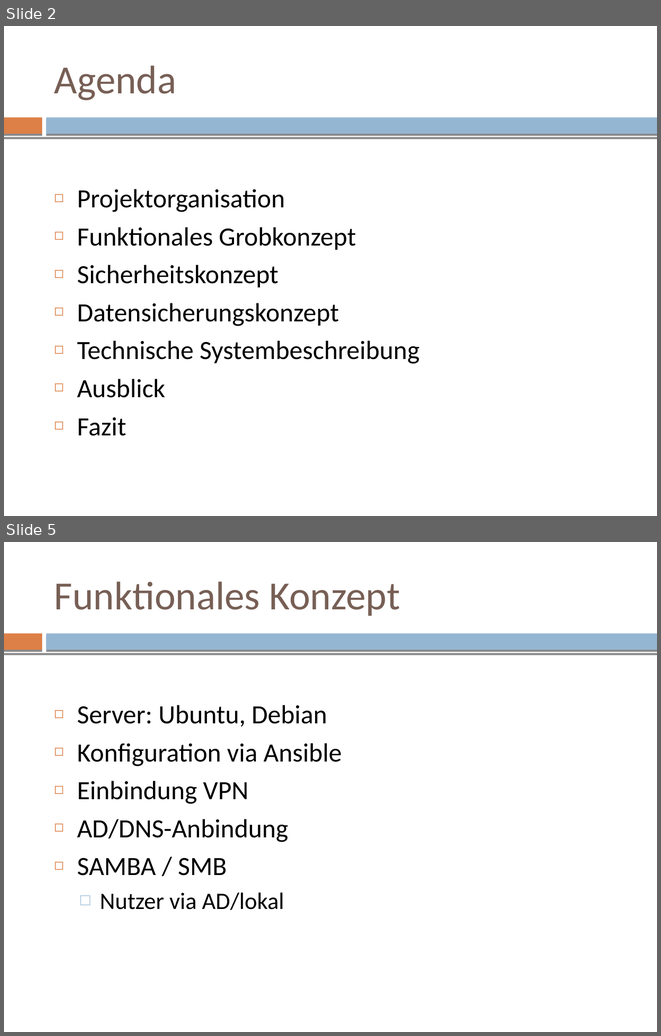
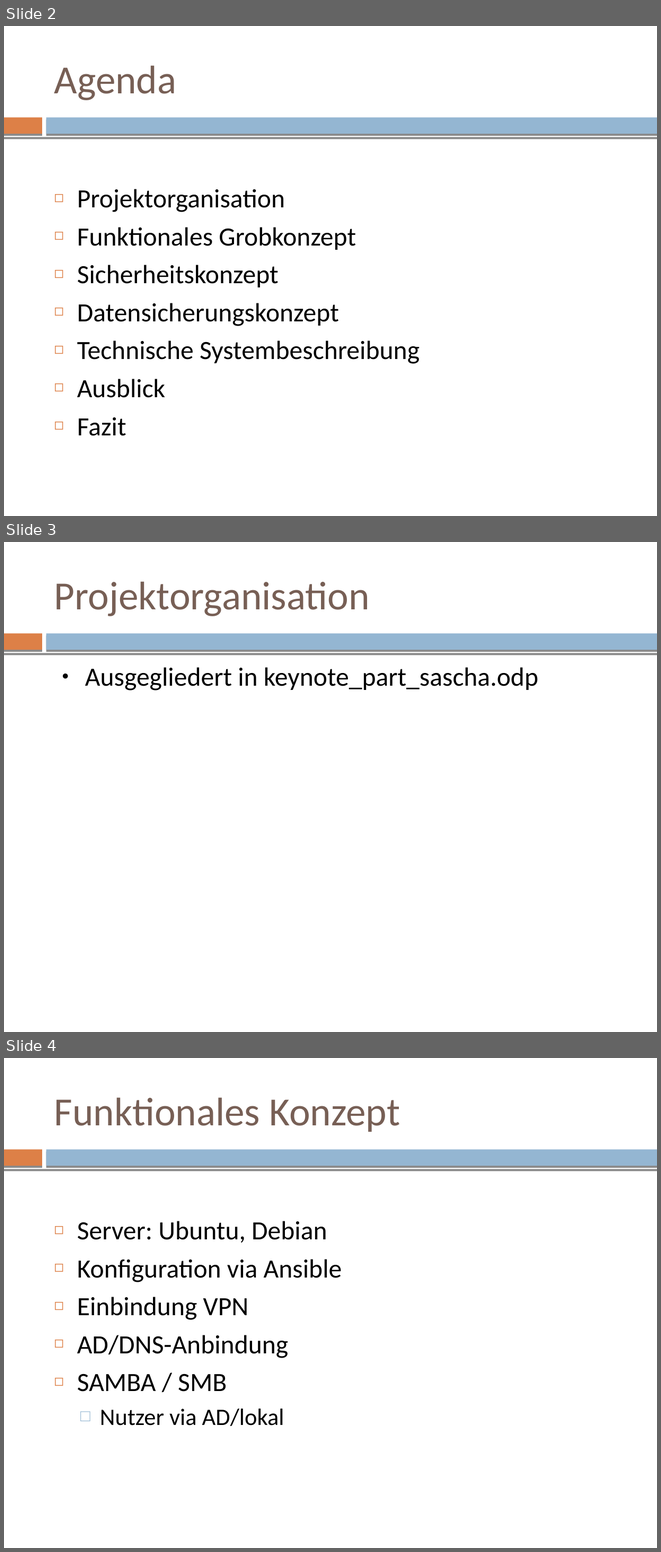
Before and after one commit to mvw/Wilddiebe10, a slide deck: keynote/keynote.odp. Shown one above the other, each under a label of ours: slides 2 and 5 before the commit, slides 2, 3 and 4 after it; the slides between them are not shown. The pictures are 661x1036 and 661x1552 pixels, drawn with LibreOffice and Linux fonts; fonts in the diff are those of the drawing. Boxes give left, top, right and bottom in pixels: in the first picture for what was removed or moved away, otherwise in the second. Text is boxed around its words. In the diff, an @@ line names an element or a change of style, - is before the commit and + after.

Commit message:
keynote: Add first presentation part
It's seperated to avoid conflicts, later we could integrate it in the main one.

```diff
--- a/keynote/keynote.odp
+++ b/keynote/keynote.odp
@@ slide 3 added at <box>4,542,657,1032</box>, background #FFFFFF; not listed: 3 template elements that a slide beside it also shows @@
@@ title added at <box>54,581,370,616</box>, 44 pt, text #775F55 @@
+Projektorganisation
@@ text added at <box>85,667,538,690</box>, 29 pt, text #000000 @@
+● Ausgegliedert in keynote_part_sascha.odp
@@ what was slide 5 is now slide 4 @@
```
Also in this commit, not shown: 2 slides removed, 5 other files.
